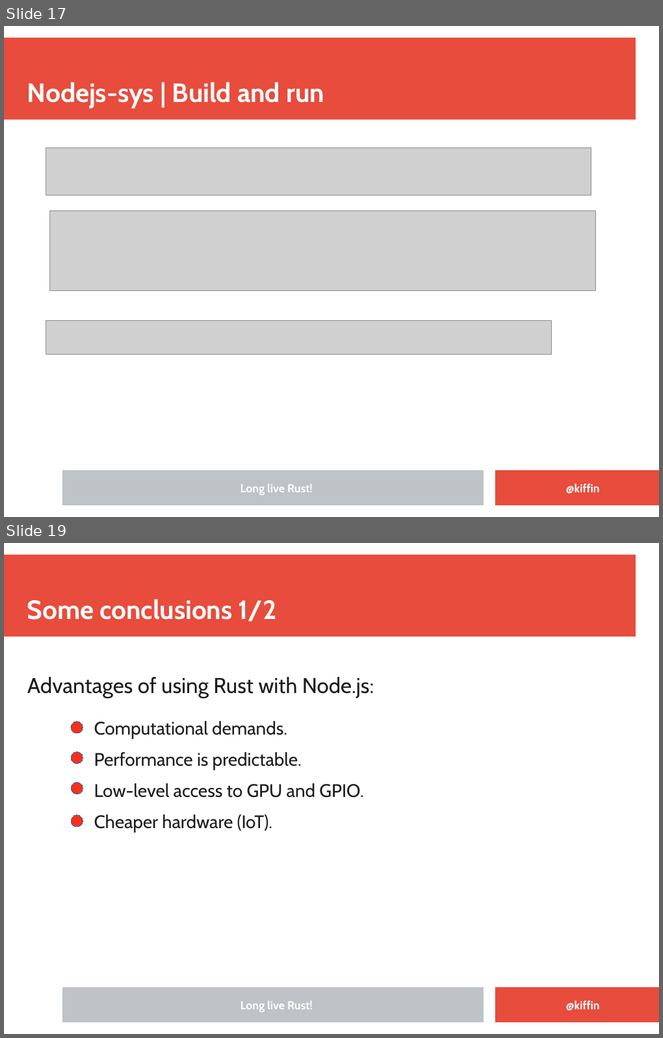
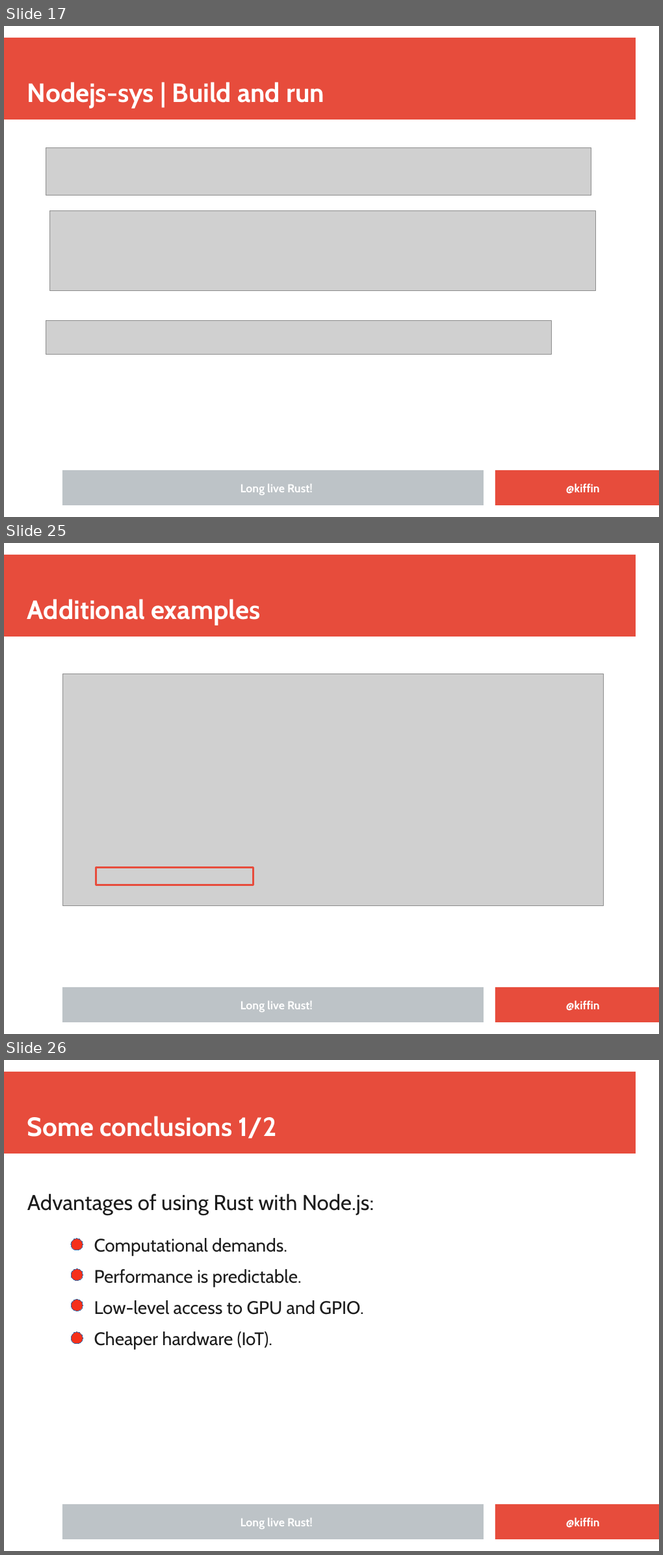
Before and after one commit to kgish/rust-node-addon-template, a slide deck: documents/Embedding-Rust-in-NodeJS-applications.odp. Shown one above the other, each under a label of ours: slides 17 and 19 before the commit, slides 17, 25 and 26 after it; the slides between them are not shown. The pictures are 663x1038 and 663x1555 pixels, drawn with LibreOffice and Linux fonts; fonts in the diff are those of the drawing; grey boxes stand for pictures; background and template pictures are left out. Boxes give left, top, right and bottom in pixels: in the first picture for what was removed or moved away, otherwise in the second. Text is boxed around its words. In the diff, an @@ line names an element or a change of style, - is before the commit and + after.

```diff
--- a/documents/Embedding-Rust-in-NodeJS-applications.odp
+++ b/documents/Embedding-Rust-in-NodeJS-applications.odp
@@ slide 25 added at [4, 543, 659, 1034], background #FFFFFF; not listed: 3 template elements that a slide beside it also shows @@
@@ title added at [27, 599, 260, 626], 32 pt, text #FFFFFF, bold @@
+Additional examples
@@ picture added at [63, 674, 604, 906] @@
@@ rectangle added at [46, 717, 289, 722], fill #FFFFFF, outline #FFFFFF 0 pt @@
@@ rectangle added at [96, 867, 254, 886], outline #E74C3C 2.3 pt @@
@@ text added at [241, 1001, 313, 1012], 14 pt, text #FFFFFF, bold @@
+Long live Rust!
@@ text added at [566, 1001, 600, 1011], 14 pt, text #FFFFFF, bold @@
+@kiffin
@@ what was slide 19 is now slide 26 @@
```
Also in this commit, not shown: 3 slides changed, 6 other slides added, 2 other files.
